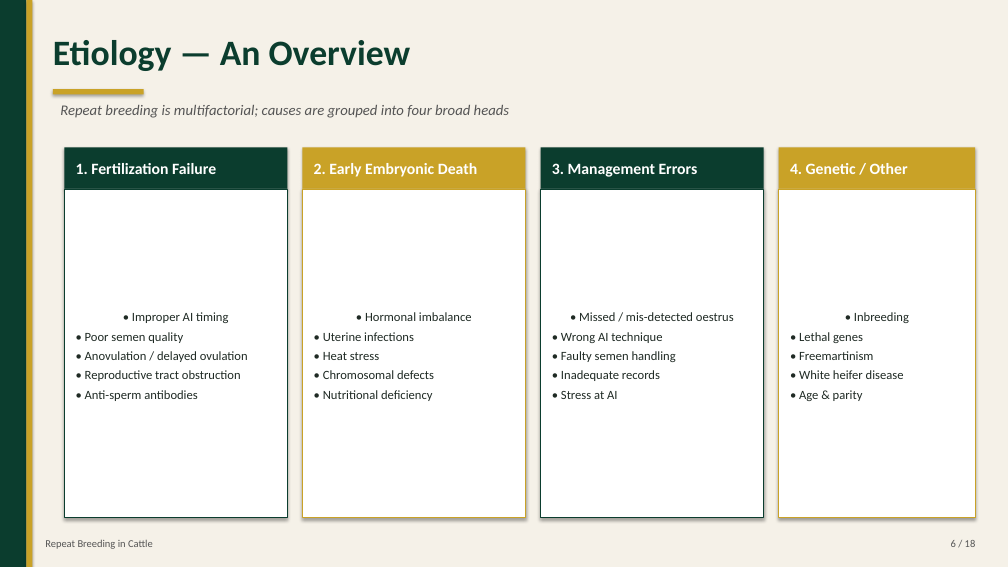
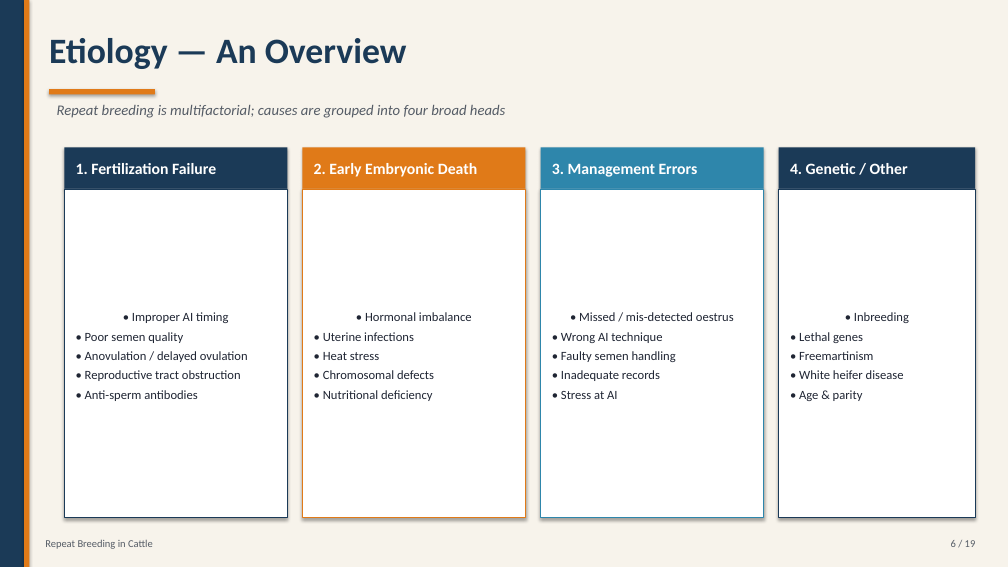
Before and after one commit to shumonlaskar9-cell/MAIN-KIRO, a slide deck: slide 6 of Repeat_Breeding.pptx. Drawn at 1008x567 pixels with LibreOffice and Linux fonts; fonts in the diff are those of the drawing. Boxes give left, top, right and bottom in pixels: in the first picture for what was removed or moved away, otherwise in the second. Text is boxed around its words. In the diff, an @@ line names an element or a change of style, - is before the commit and + after.

Commit message:
Refresh deck: navy/amber theme, 5 photos, buffalo-specific slide

```diff
--- a/Repeat_Breeding.pptx
+++ b/Repeat_Breeding.pptx
@@ rectangle at (x1=0, y1=0, x2=24, y2=567): fill #0B3D2E to #1B3A57 @@
@@ rectangle at (x1=0, y1=0, x2=1008, y2=567): fill #F5F1E8 to #F7F3EB @@
@@ rectangle moved from (x1=26, y1=0, x2=33, y2=567) to (x1=24, y1=0, x2=29, y2=567) @@
@@ text "Etiology — An Overview" at (x1=49, y1=38, x2=407, y2=69): text colour #0B3D2E to #1B3A57 @@
@@ fill #C9A227 to #E07A18 in 3 elements at (x1=302, y1=147, x2=526, y2=189), (x1=24, y1=0, x2=29, y2=567), (x1=49, y1=89, x2=155, y2=95) @@
@@ rectangle resized from (x1=53, y1=89, x2=144, y2=95) to (x1=49, y1=89, x2=155, y2=95) @@
@@ text "Repeat breeding is multifactorial; causes ..." at (x1=57, y1=105, x2=505, y2=118): text colour #555555 to #555C66 @@
@@ rectangle "1. Fertilization Failure" at (x1=64, y1=147, x2=287, y2=189): fill #0B3D2E to #1B3A57 @@
@@ rectangle "3. Management Errors" at (x1=541, y1=147, x2=764, y2=189): fill #0B3D2E to #2E86AB @@
@@ rectangle "4. Genetic / Other" at (x1=779, y1=147, x2=975, y2=189): fill #C9A227 to #1B3A57 @@
@@ rectangle "• Improper AI timing" at (x1=64, y1=189, x2=287, y2=518): text colour #1F2A24 to #1F2533; outline #0B3D2E 0.75 pt to #1B3A57 0.75 pt @@
@@ rectangle "• Hormonal imbalance" at (x1=302, y1=189, x2=526, y2=518): text colour #1F2A24 to #1F2533; outline #C9A227 0.75 pt to #E07A18 0.75 pt @@
@@ rectangle "• Missed / mis-detected oestrus" at (x1=541, y1=189, x2=764, y2=518): text colour #1F2A24 to #1F2533; outline #0B3D2E 0.75 pt to #2E86AB 0.75 pt @@
@@ rectangle "• Inbreeding" at (x1=779, y1=189, x2=975, y2=518): text colour #1F2A24 to #1F2533; outline #C9A227 0.75 pt to #1B3A57 0.75 pt @@
@@ text "Repeat Breeding in Cattle" at (x1=45, y1=540, x2=153, y2=549): text colour #555555 to #555C66 @@
@@ text at (x1=951, y1=540, x2=976, y2=547): text changed; text colour #555555 to #555C66 @@
-6 / 18
+6 / 19
```
Also in this commit, not shown: 17 other slides changed, 1 slide added, 6 other files.
